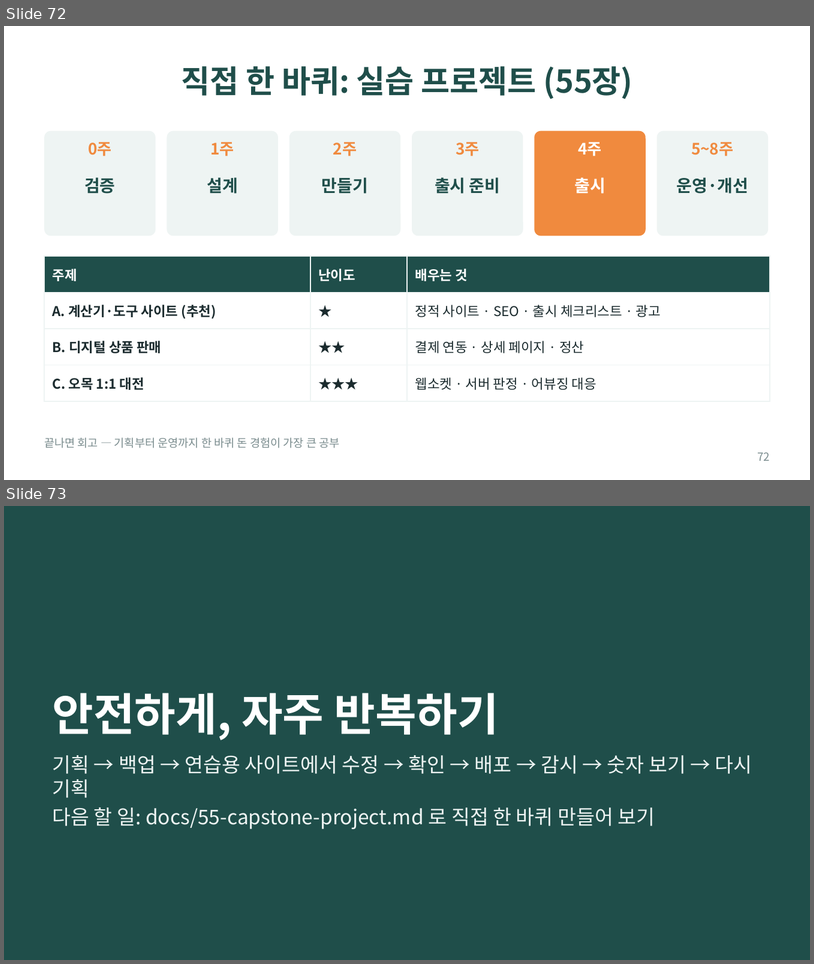
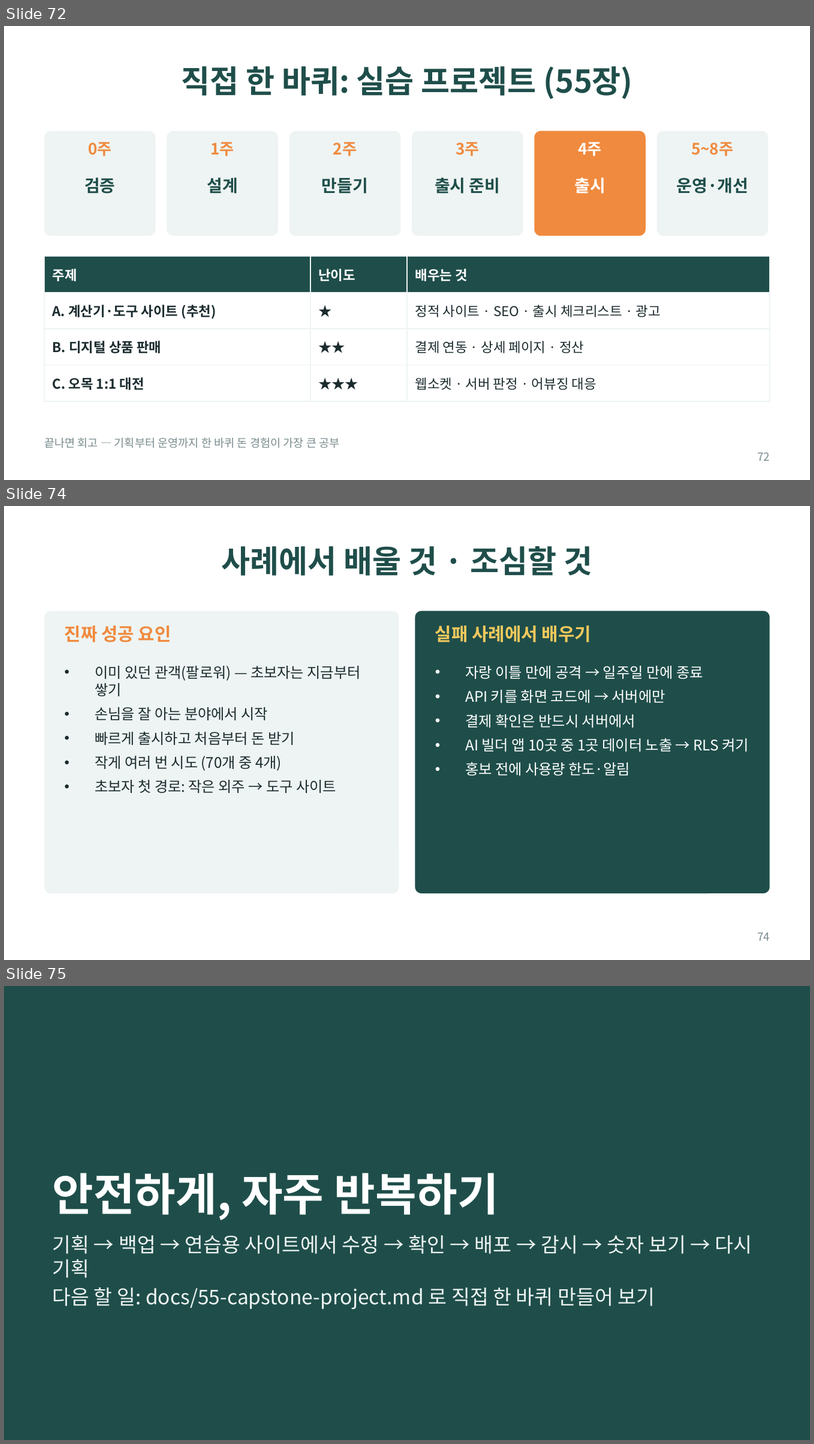
Before and after one commit to bincodin-ko/stanford-study, a slide deck: slides/internet-business-101.pptx. Shown one above the other, each under a label of ours: slides 72 and 73 before the commit, slides 72, 74 and 75 after it; the slides between them are not shown. The pictures are 814x964 and 814x1444 pixels, drawn with LibreOffice and Linux fonts; fonts in the diff are those of the drawing. Boxes give left, top, right and bottom in pixels: in the first picture for what was removed or moved away, otherwise in the second. Text is boxed around its words. In the diff, an @@ line names an element or a change of style, - is before the commit and + after.

```diff
--- a/slides/internet-business-101.pptx
+++ b/slides/internet-business-101.pptx
@@ slide 74 added at <box>4,506,810,960</box>, background #FFFFFF @@
@@ title added at <box>222,546,593,576</box>, 28 pt, text #1F4E4A, bold @@
+사례에서 배울 것 · 조심할 것
@@ rounded rectangle added at <box>44,611,399,893</box>, fill #EEF4F3 @@
@@ rounded rectangle added at <box>415,611,770,893</box>, fill #1F4E4A @@
@@ text added at <box>65,625,171,642</box>, 16 pt, text #F08A3E, bold @@
+진짜 성공 요인
@@ text added at <box>435,625,591,642</box>, 16 pt, text #F4C95D, bold @@
+실패 사례에서 배우기
@@ text added at <box>95,666,361,793</box>, 13 pt, text #1B2B2E @@
+• 이미 있던 관객(팔로워) — 초보자는 지금부터 쌓기
+• 손님을 잘 아는 분야에서 시작
+• 빠르게 출시하고 처음부터 돈 받기
+• 작게 여러 번 시도 (70개 중 4개)
+• 초보자 첫 경로: 작은 외주 → 도구 사이트
@@ text added at <box>465,666,749,775</box>, 13 pt, text #FFFFFF @@
+• 자랑 이틀 만에 공격 → 일주일 만에 종료
+• API 키를 화면 코드에 → 서버에만
+• 결제 확인은 반드시 서버에서
+• AI 빌더 앱 10곳 중 1곳 데이터 노출 → RLS 켜기
+• 홍보 전에 사용량 한도·알림
@@ page number added at <box>758,932,770,940</box>, 10 pt, text #7A8C8E @@
+74
@@ what was slide 73 is now slide 75 @@
```
Also in this commit, not shown: 1 other slide added, 7 other files.
